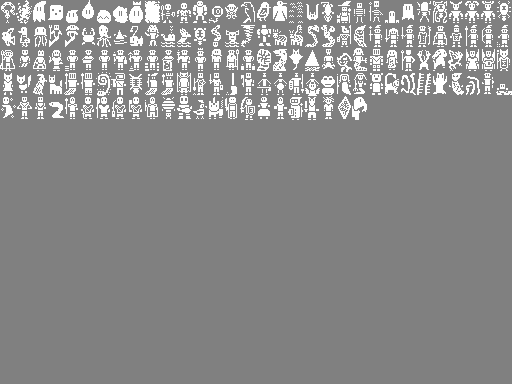
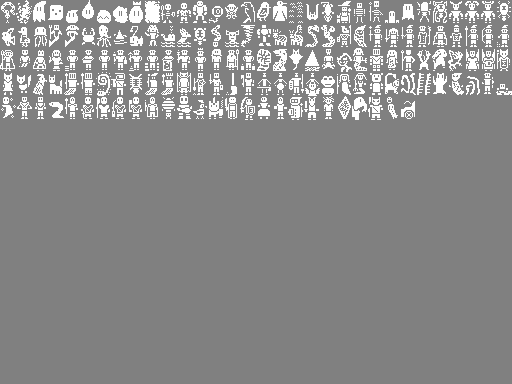
Before/after of a 512×384 layered artwork. What changed in the layer stack:
painted on "Background" over left=368, top=97, right=415, bottom=120
